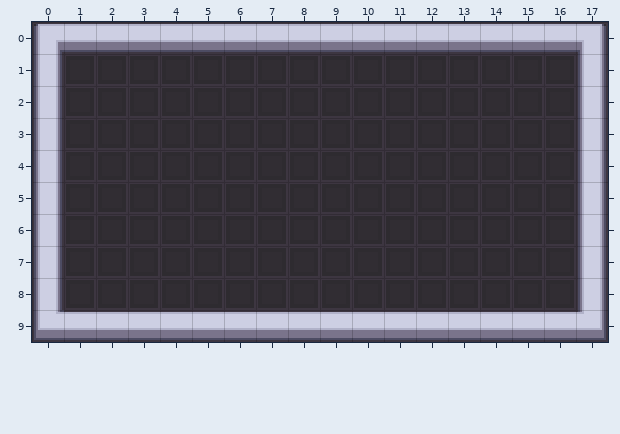
Two versions of a level (Tiled map (JSON), assets/levels/level0.json). Above: the version before the commit.
Cells are 32x32 px. Shown: x 0..17, y 0..9.
Now the later version:
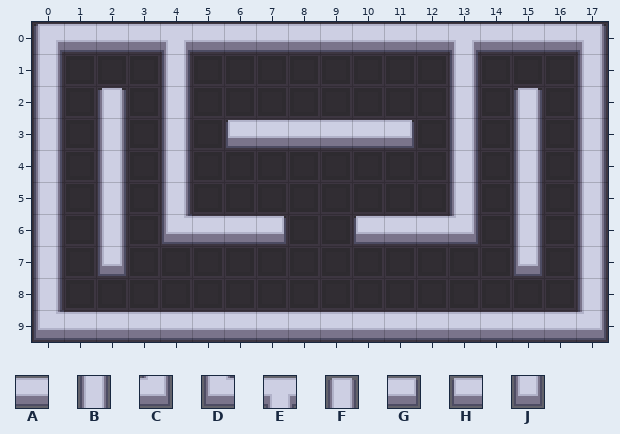
Key: from "simple-room": A 1, B 3, C 5, D 6, E 8, F 9, G 12, H 13, J 14.
_ is an empty cell.
Tiles replaced or removed in this view: A.
From old to new:
Changed rows in their new state; . is an unchanged cell.
Layer "walls":
first column x 2:
 0 ..E........E..
 1 ..B........B..
 2 F.B........B.F
 3 B.B.HAAAAG.B.B
 4 B.B........B.B
 5 B.B........B.B
 6 B.DAAG..HAAC.B
 7 J............J
Boxes around the changes in both pictures, in picture pixels (x1, y1, x2, y2):
changed: (162, 40, 478, 244)
added: (98, 88, 126, 276)
added: (514, 88, 542, 276)
